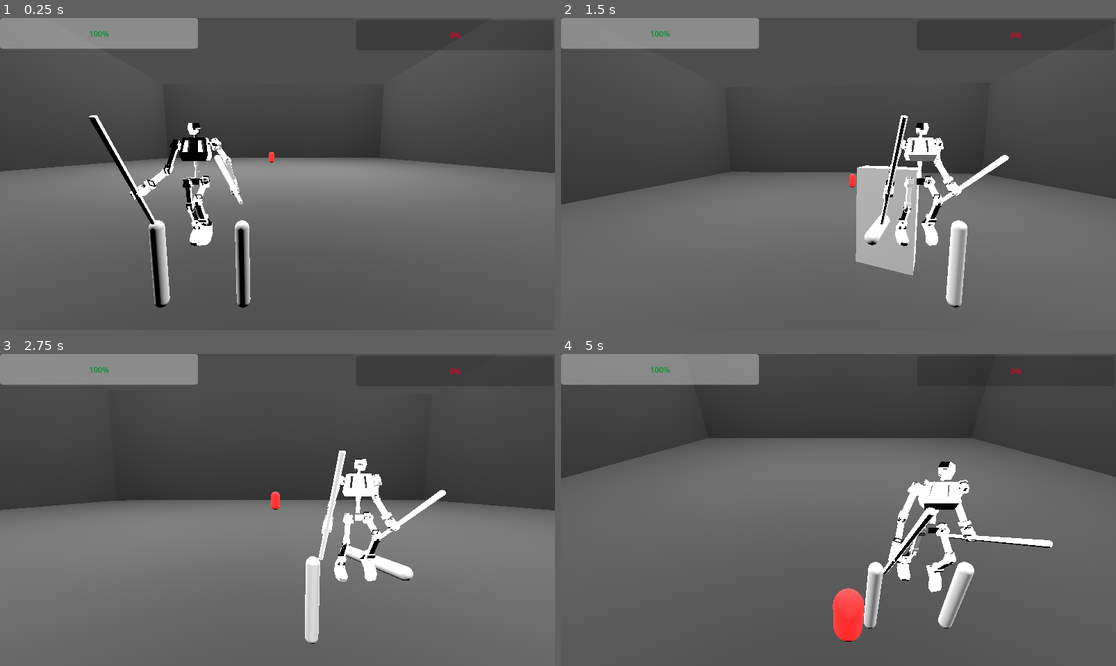
Above: before the commit, frames 1-4 (two rows, left to right).
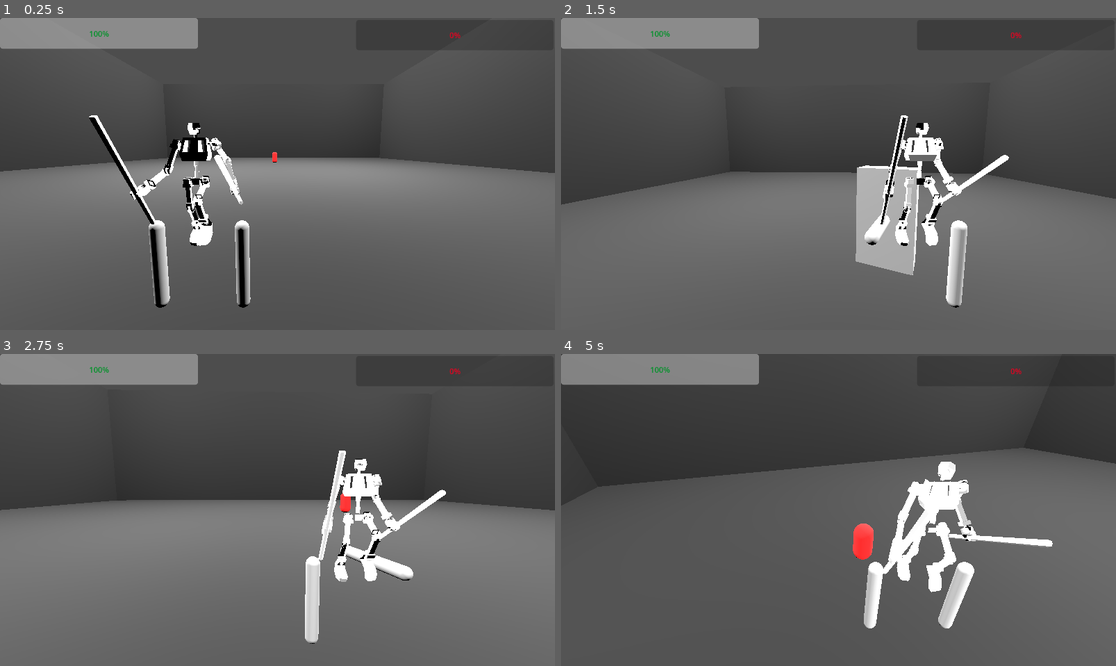
Above: after the commit, the same moments.

Repository: SKeppinger/brickbot-beatdown
Game: Godot game, scene res://demo/demo_arena.tscn
Same seed, same stepped clock (60 frames per second), same inputs: the game is played once before the commit and once after it.
Inputs (mouse positions are in pixels of both pictures, inside the frame that each line leads up to):
- Up to frame 1 (0.25 s): no input
- Up to frame 2 (1.5 s): tap Enter at 0.5 s; move the mouse to (866, 174) at 0.52 s; hold W (move_forward) from 0.53 s (still down); tap X (change_shoulder) at 0.6 s; tap Space (jump) at 0.77 s; move the mouse to (810, 174) at 1.27 s; click (810, 174) at 1.35 s
- Up to frame 3 (2.75 s): keep holding W (move_forward); tap Space (jump) at 1.52 s; move the mouse to (288, 503) at 2.02 s; hold Right mouse button (right_ability) from 2.03 s (still down)
- Up to frame 4 (5 s): keep holding W (move_forward); move the mouse to (832, 516) at 2.77 s; release Right mouse button (right_ability) at 2.78 s; tap Shift (special_ability) at 2.85 s; tap Space (jump) at 3.02, 3.77, 4.52 s; move the mouse to (877, 513) at 3.52 s; hold Ctrl (sprint) 3.53-4.28 s; move the mouse to (794, 506) at 4.27 s; tap C (target_lock) at 4.35 s

The runs differ from the first frame. In frame 1, less than 0.1% of the frame differs, in the area x 48-50%, y 42-47%; in frame 2, less than 0.1%; in frame 3, 0.2%; in frame 4, 13%, in the area x 0-100%, y 26-93%.
Error before the commit: Invalid access to property or key 'position' on a base object of type 'Nil'. (res://demo/demo_enemy.gd:61)

Commit message:
Basic enemy movement
enemy now alternates between moving towards player and "away" from the player

Diff:
--- a/demo/demo_arena.tscn
+++ b/demo/demo_arena.tscn
@@ -167,6 +167,6 @@
 transform = Transform3D(1, 0, 0, 0, 1, 0, 0, 0, 1, 30, 10, 0)
 mesh = SubResource("PlaneMesh_s1s6j")
 
-[node name="Enemy" parent="." unique_id=783461347 instance=ExtResource("2_igoa8")]
+[node name="Enemy" parent="." unique_id=783461347 node_paths=PackedStringArray("player") instance=ExtResource("2_igoa8")]
 transform = Transform3D(1, 0, 0, 0, 1, 0, 0, 0, 1, 0, 1.2, -10)
 player = NodePath("../Player")
--- a/demo/demo_enemy.gd
+++ b/demo/demo_enemy.gd
@@ -7,7 +7,7 @@
 @export var player: Player
 @export var max_hp = 10
 
-const SPEED = 11.0
+const SPEED = 2.5
 const GRAVITY = -30.0
 const HURT_DURATION = 0.25
 
@@ -25,12 +25,19 @@
 func _process(delta):
 	#Current desired behaviors: Pick between wanting to be close or far, then attempt to move to that range. Recheck and change every 15? sec
 	if dir_change_timer <= 0.0:
-		dir_change_timer = 30
+		print("dir change timer")
+		dir_change_timer = 15
 		if desired_range == "far":
 			desired_range = "close"
 		else:
+			#for far distance, moves in a direction perpendicular to the line between it and player, in order to be predictable. this is shitass but should work.
 			desired_range = "far"
 
+			direction.x = position.direction_to(player.position).z
+			direction.z = sign(randf_range(-1,1))*position.direction_to(player.position).x
+		print(desired_range)
+	else:
+		dir_change_timer -= delta
 
 
 	#if dir_change_timer <= 0.0:
@@ -55,13 +62,11 @@
 		velocity.z = 0.0
 	else:
 		#If staying at far, move to target point, otherwise move towards player.
-		if desired_range == "far":
-			direction = position.direction_to(target_position)
-		else:
+		if desired_range == "close":
 			direction = position.direction_to(player.position)
 
 		velocity.x = direction.x * SPEED
-		velocity.z = direction.y * SPEED
+		velocity.z = direction.z * SPEED
 	if not is_on_floor():
 		velocity.y += GRAVITY * delta
 	move_and_slide()
